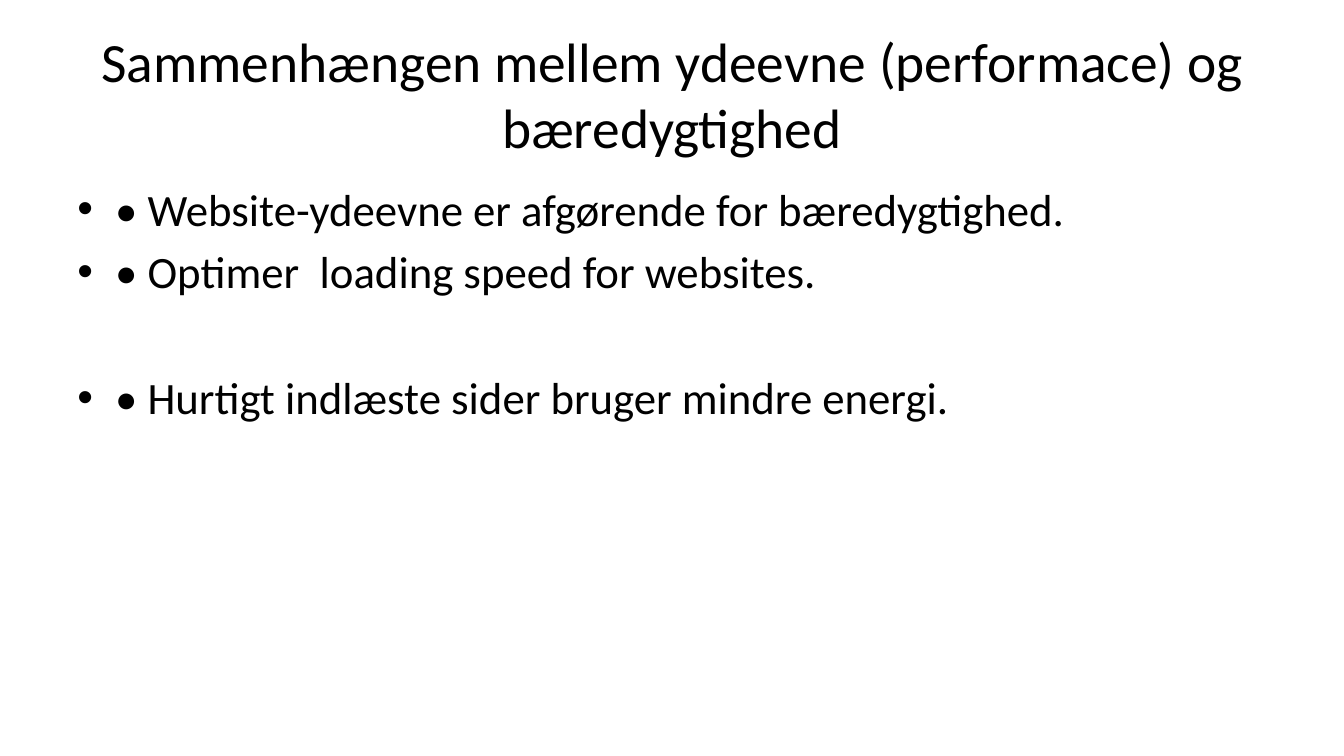
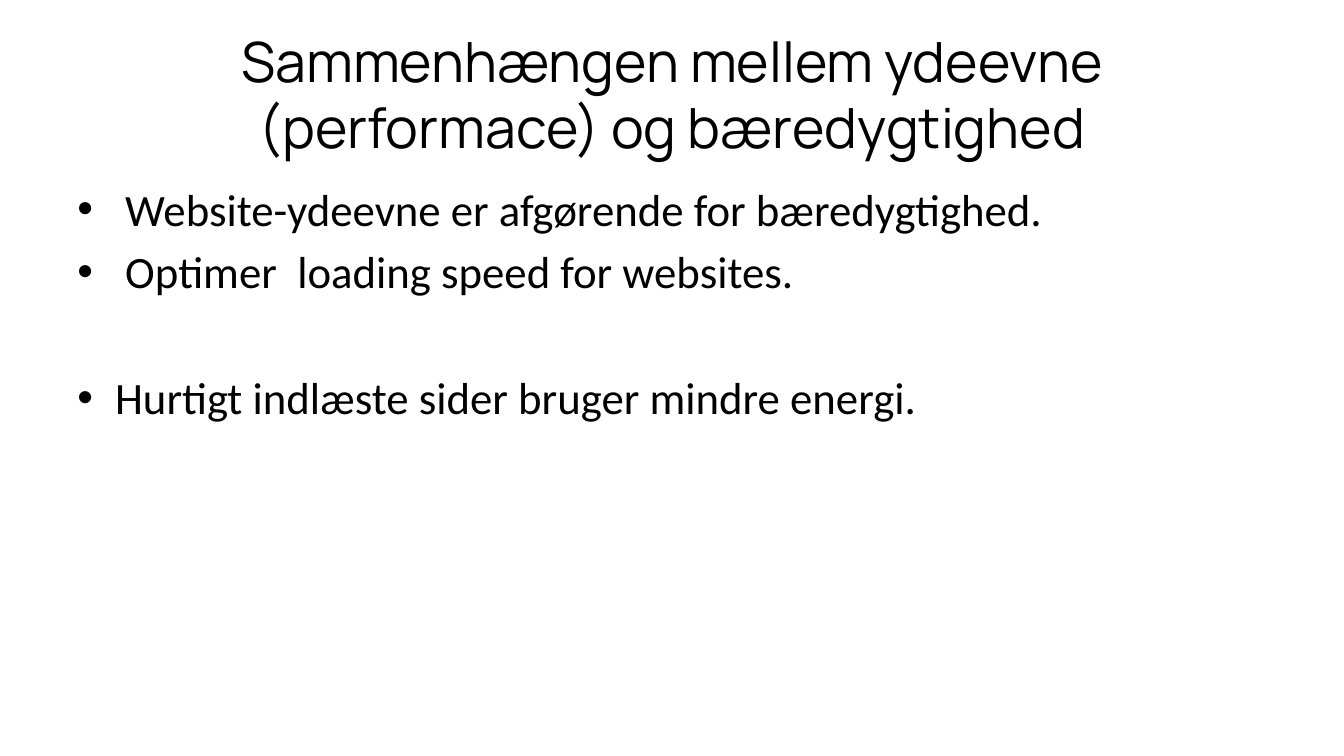
Before and after one commit to xbibogo/MMD24, a slide deck: slide 18 of semester2 PPT/Sustainable_Web_Presentation_Danish.pptx (slide 17 before the commit). Drawn at 1344x756 pixels with LibreOffice and Linux fonts; fonts in the diff are those of the drawing. Boxes give left, top, right and bottom in pixels: in the first picture for what was removed or moved away, otherwise in the second. Text is boxed around its words. In the diff, an @@ line names an element or a change of style, - is before the commit and + after.

```diff
--- a/semester2 PPT/Sustainable_Web_Presentation_Danish.pptx
+++ b/semester2 PPT/Sustainable_Web_Presentation_Danish.pptx
@@ title "Sammenhængen mellem ydeevne (performace) og ..." at bbox=[241, 41, 1103, 162]: font Calibri to Manrope @@
@@ text at bbox=[115, 195, 1042, 422]: text changed @@
-• • Website-ydeevne er afgørende for bæredygtighed.
-• • Optimer loading speed for websites.
-• • Hurtigt indlæste sider bruger mindre energi.
+• Website-ydeevne er afgørende for bæredygtighed.
+• Optimer loading speed for websites.
+• Hurtigt indlæste sider bruger mindre energi.
```
Also in this commit, not shown: 20 other slides changed, 6 slides added, 3 slides removed.
